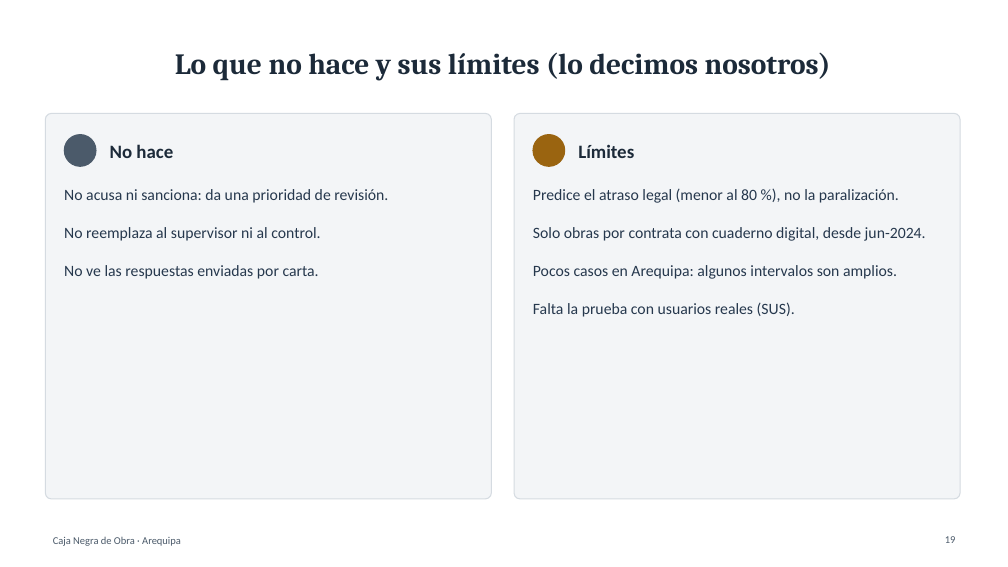
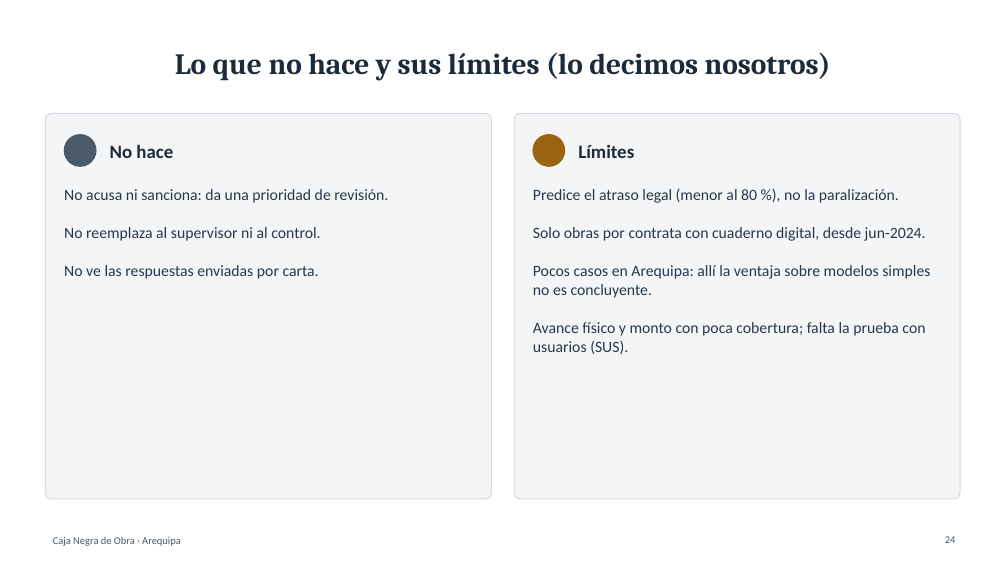
Before and after one commit to OwerLopez/caja-negra-obras, a slide deck: slide 24 of diapositivas/Caja_Negra_de_Obra.pptx (slide 19 before the commit). Drawn at 1008x567 pixels with LibreOffice and Linux fonts; fonts in the diff are those of the drawing. Boxes give left, top, right and bottom in pixels: in the first picture for what was removed or moved away, otherwise in the second. Text is boxed around its words. In the diff, an @@ line names an element or a change of style, - is before the commit and + after.

```diff
--- a/diapositivas/Caja_Negra_de_Obra.pptx
+++ b/diapositivas/Caja_Negra_de_Obra.pptx
@@ text at bbox=[533, 265, 930, 354]: text changed @@
-Pocos casos en Arequipa: algunos intervalos son amplios.
-Falta la prueba con usuarios reales (SUS).
+Pocos casos en Arequipa: allí la ventaja sobre modelos simples no es concluyente.
+Avance físico y monto con poca cobertura; falta la prueba con usuarios (SUS).
@@ page number at bbox=[945, 536, 956, 543]: text changed @@
-19
+24
```
Also in this commit, not shown: 13 other slides changed, 5 slides added, 6 other files.
